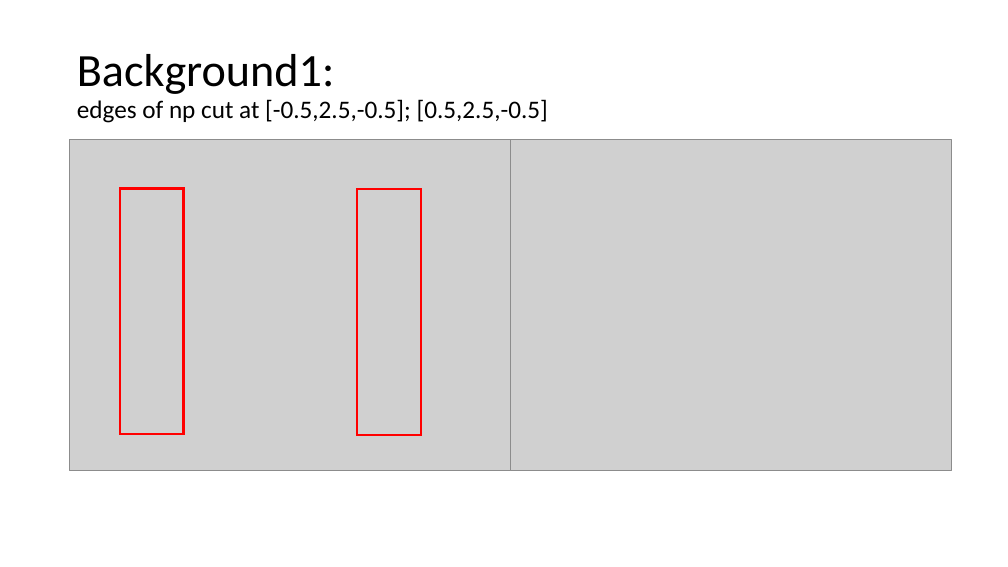
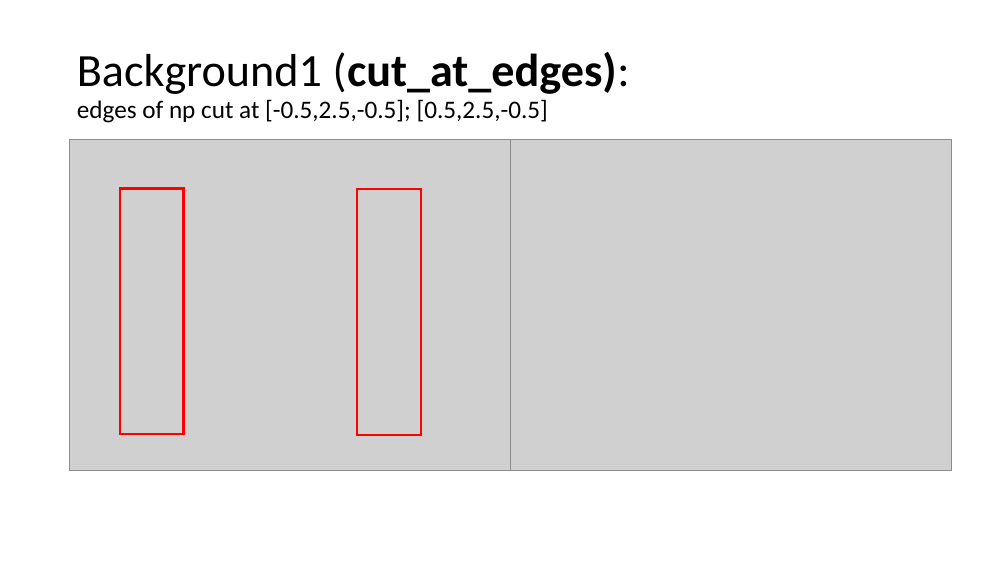
Before and after one commit to abuts/Fe, a slide deck: slide 2 of Article2020/Analysing_NP.pptx. Drawn at 1008x567 pixels with LibreOffice and Linux fonts; fonts in the diff are those of the drawing; grey boxes stand for pictures. Boxes give left, top, right and bottom in pixels: in the first picture for what was removed or moved away, otherwise in the second. Text is boxed around its words. In the diff, an @@ line names an element or a change of style, - is before the commit and + after.

Commit message:
Completed exponential background analysis. Question about high energy tail

```diff
--- a/Article2020/Analysing_NP.pptx
+++ b/Article2020/Analysing_NP.pptx
@@ title at [77, 52, 630, 123]: text changed @@
-Background1:
-edges of np cut at [-0.5,2.5,-0.5]; [0.5,2.5,-0.5]
+Background1 (cut_at_edges):
+edges of np cut at [-0.5,2.5,-0.5]; [0.5,2.5,-0.5]
```
Also in this commit, not shown: 2 other slides changed, 5 slides added, 1 other file.
